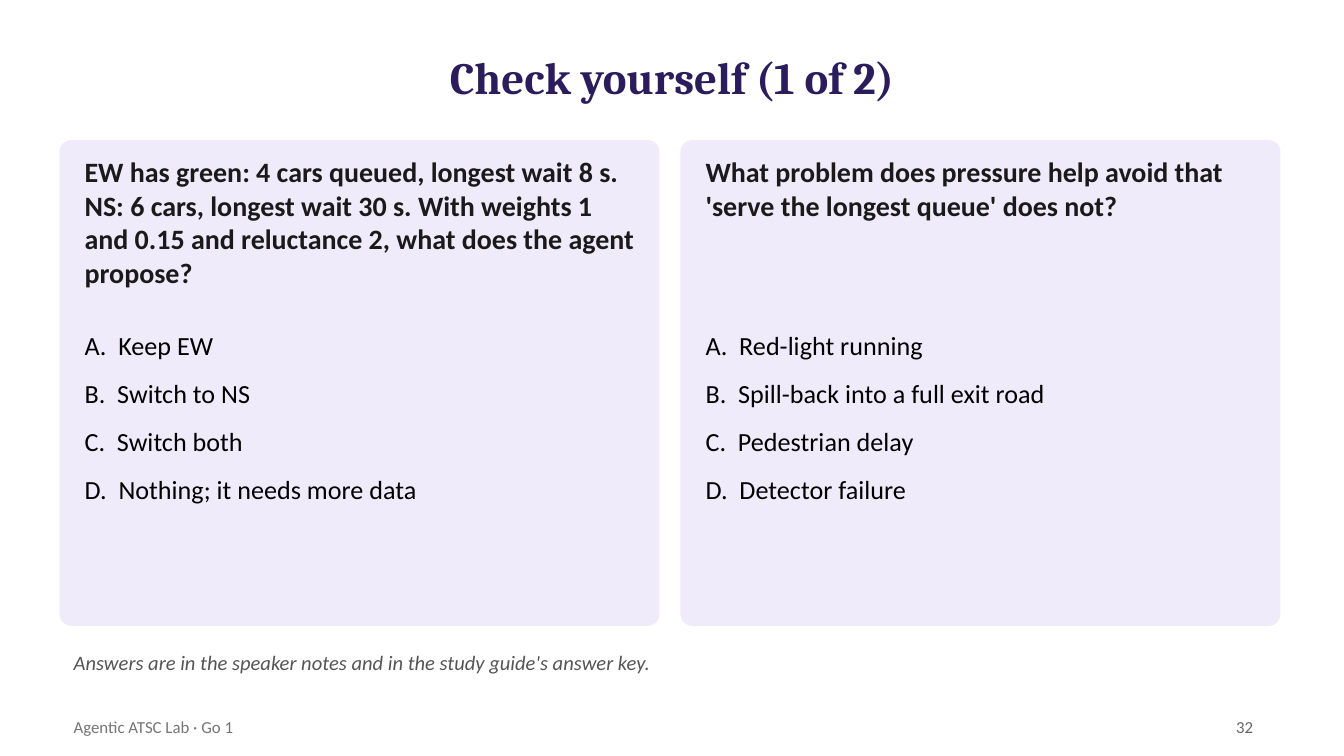
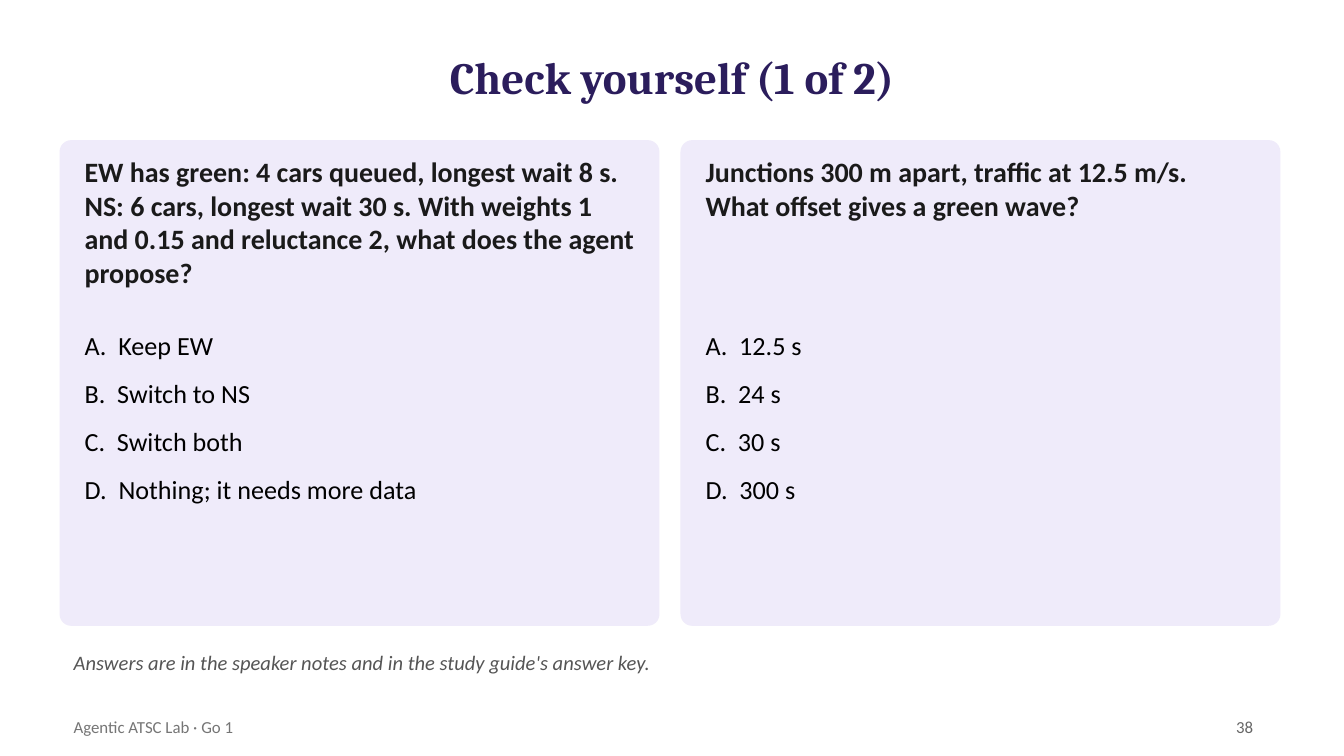
Before and after one commit to smrahmanbd/agentic-atsc-lab, a slide deck: slide 38 of docs/materials/AATSC_Go1_Lecture.pptx (slide 32 before the commit). Drawn at 1344x756 pixels with LibreOffice and Linux fonts; fonts in the diff are those of the drawing. Boxes give left, top, right and bottom in pixels: in the first picture for what was removed or moved away, otherwise in the second. Text is boxed around its words. In the diff, an @@ line names an element or a change of style, - is before the commit and + after.

```diff
--- a/docs/materials/AATSC_Go1_Lecture.pptx
+++ b/docs/materials/AATSC_Go1_Lecture.pptx
@@ text at bbox=[706, 162, 1187, 221]: text changed @@
-What problem does pressure help avoid that 'serve the longest queue' does not?
+Junctions 300 m apart, traffic at 12.5 m/s. What offset gives a green wave?
@@ text at bbox=[706, 338, 801, 499]: text changed @@
-A. Red-light running
-B. Spill-back into a full exit road
-C. Pedestrian delay
-D. Detector failure
+A. 12.5 s
+B. 24 s
+C. 30 s
+D. 300 s
@@ page number at bbox=[1236, 721, 1253, 733]: text changed @@
-32
+38
```
Also in this commit, not shown: 26 other slides changed, 6 slides added, 2 other files.
